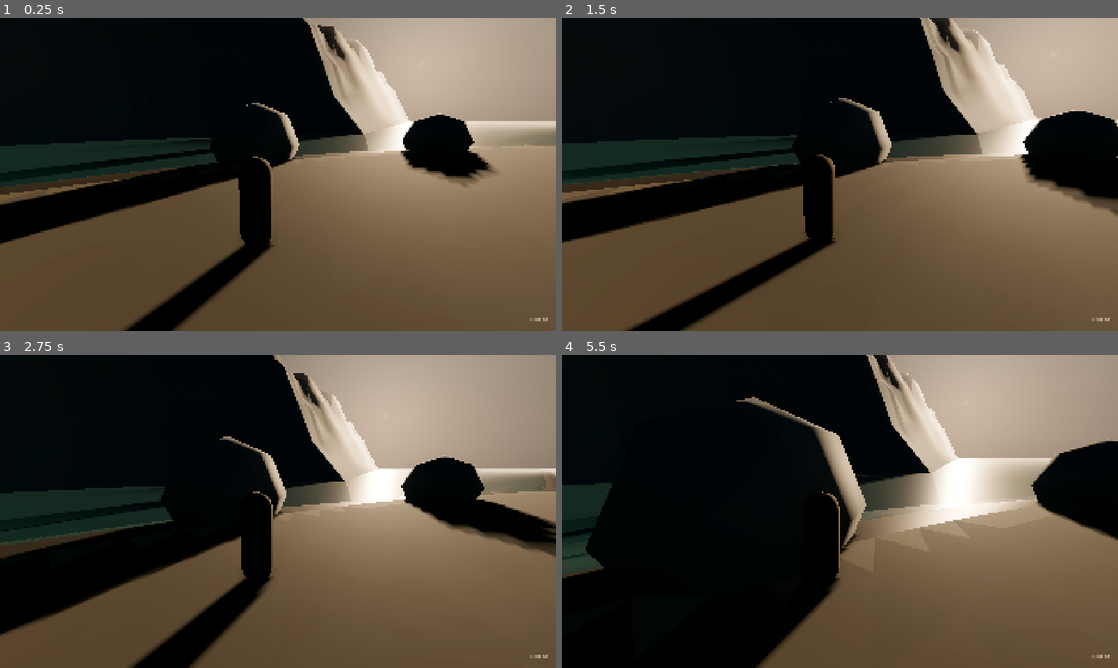
Above: before the commit, frames 1-4 (two rows, left to right).
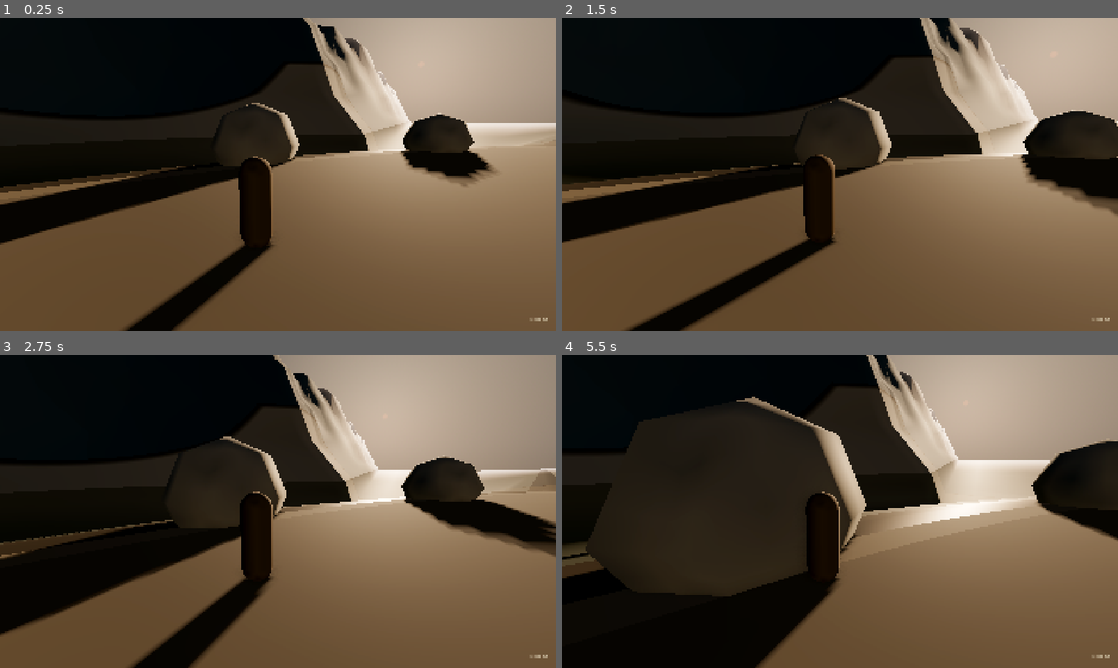
Above: after the commit, the same moments.

Repository: mmurphy411-gif/1848
Game: Godot game, scene res://scenes/claim.tscn
Two runs of this game, one before a commit and one after it. Both use one fixed random seed, a clock stepped at 60 frames per second and the inputs below.
Inputs (mouse positions are in pixels of both pictures, inside the frame that each line leads up to):
- Up to frame 1 (0.25 s): no input
- Up to frame 2 (1.5 s): tap Enter at 0.5 s; move the mouse to (867, 174) at 0.52 s; hold E (pan) 0.53-1.28 s; hold W (move_forward) from 0.53 s (still down); click (867, 174) at 0.67 s; move the mouse to (812, 174) at 1.27 s; tap E (pan) at 1.35 s; click (812, 174) at 1.42 s
- Up to frame 3 (2.75 s): keep holding W (move_forward); move the mouse to (289, 505) at 2.02 s; hold E (pan) from 2.03 s (still down); click (289, 505) at 2.17 s
- Up to frame 4 (5.5 s): keep holding W (move_forward); move the mouse to (834, 517) at 2.77 s; release E (pan) at 2.78 s; tap E (pan) at 2.85, 4.35 s; click (834, 517) at 2.92 s; move the mouse to (878, 514) at 3.52 s; hold E (pan) 3.53-4.28 s; click (878, 514) at 3.67 s; move the mouse to (795, 508) at 4.27 s; click (795, 508) at 4.42 s; move the mouse to (845, 511) at 5.02 s; hold E (pan) from 5.03 s (still down); click (845, 511) at 5.17 s

The runs differ from the first frame. In frame 1, 14% of the frame differs, in the area x 0-100%, y 2-58%; in frame 2, 16%; in frame 3, 16%; in frame 4, 31%, in the area x 0-100%, y 0-78%.

Commit message:
Complete milestone 4 water

Diff:
--- a/scripts/daylight.gd
+++ b/scripts/daylight.gd
@@ -97,9 +97,9 @@
 	environment.glow_bloom = 0.0
 
 func _configure_fog(warmth: float) -> void:
-	var tint := Color(0.72, 0.80, 0.90).lerp(Color(0.86, 0.83, 0.77), warmth)
+	var tint := Color(0.60, 0.76, 0.95).lerp(Color(0.52, 0.68, 0.90), warmth)
 	environment.volumetric_fog_enabled = true
-	environment.volumetric_fog_density = 0.01
+	environment.volumetric_fog_density = 0.004
 	environment.volumetric_fog_albedo = tint
 	environment.volumetric_fog_emission = Color.BLACK
 	# Godot 4.7 calls volumetric sun scattering 'anisotropy'.
@@ -109,9 +109,9 @@
 	environment.volumetric_fog_ambient_inject = 0.3
 	environment.fog_enabled = true
 	environment.fog_mode = Environment.FOG_MODE_DEPTH
-	environment.fog_depth_begin = 75.0
-	environment.fog_depth_end = 450.0
-	environment.fog_depth_curve = 1.4
+	environment.fog_depth_begin = 140.0
+	environment.fog_depth_end = 900.0
+	environment.fog_depth_curve = 1.0
 	# In depth mode density is maximum opacity, not extinction per meter.
 	environment.fog_density = 1.0
 	environment.fog_light_color = tint
@@ -126,7 +126,7 @@
 	mist.material.edge_fade = 0.5
 	# Subtract most global fog above 10 m, with a soft transition. Dense air
 	# stays in the channel; the higher cliff bands retain contrast against the sky.
-	rim_air.material.density = -0.009
+	rim_air.material.density = -0.003
 	rim_air.material.albedo = tint
 	rim_air.material.emission = Color.BLACK
 	rim_air.material.edge_fade = 0.02
--- a/scripts/greybox.gd
+++ b/scripts/greybox.gd
@@ -41,6 +41,7 @@
 	ground.name = "CanyonAndGravelBar"
 	var mesh := ArrayMesh.new()
 	for surface in surfaces:
+		surface.index()
 		surface.generate_normals()
 		surface.commit(mesh)
 	ground.mesh = mesh
@@ -50,10 +51,15 @@
 
 func _cross_section(x: float) -> PackedFloat32Array:
 	var section := PackedFloat32Array()
-	for offset in [-720.0, -600.0, -450.0, -300.0, -200.0, -140.0, -110.0, -90.0, -80.0, -72.0, -64.0, -56.0, -52.0, -48.0, -44.0, -40.0, -36.0, -32.0, -28.0, -27.27619, -25.0, -20.0, -12.0, -5.0, -4.0, -3.0, -2.0, -0.666667, 0.0]:
+	for offset in [-720.0, -600.0, -450.0, -300.0, -200.0, -140.0, -110.0, -90.0, -80.0, -72.0, -64.0, -56.0, -52.0, -48.0, -44.0, -40.0, -36.0, -32.0, -28.0, -27.27619, -25.0, -20.0, -12.0, -5.0, -4.0, -3.0, -2.333333, -2.0, -0.666667, 0.0]:
 		section.append(Layout.canyon_shore_z(x) + offset - Layout.canyon_far_offset(x) * smoothstep(5.0, 25.0, -offset))
-	for step in range(1, 20):
-		section.append(Layout.canyon_shore_z(x) + Layout.canyon_width_at(x) * step / 19.0)
+	# Exact material boundaries keep sand and wet gravel from zigzagging
+	# across alternating triangles, including where the bar tapers away.
+	var width := Layout.canyon_width_at(x)
+	section.append(Layout.canyon_shore_z(x) + minf(1.5, width))
+	section.append(Layout.canyon_shore_z(x) + minf(3.0, width))
+	for step in range(1, 18):
+		section.append(Layout.canyon_shore_z(x) + minf(3.0, width) + maxf(width - 3.0, 0) * step / 17.0)
 	for offset in [2.0, 4.0, 6.0, 8.0, 10.0, 12.0, 14.0, 16.0, 18.0, 20.0, 24.0, 28.0, 34.0, 40.0, 52.0, 64.0, 80.0, 110.0, 140.0, 200.0, 300.0, 450.0, 600.0, 720.0]:
 		section.append(Layout.canyon_shore_z(x) + Layout.canyon_width_at(x) + offset)
 	return section
@@ -76,7 +82,7 @@
 	var kind := 0
 	if inland > Layout.canyon_width_at(center.x) + 0.1 or inland < -27.0 - Layout.canyon_far_offset(center.x):
 		kind = 3
-	elif inland < -1.5:
+	elif center.y < -0.3:
 		kind = 4
 	elif inland < 1.5:
 		kind = 2
@@ -84,8 +90,7 @@
 		kind = 1
 	var surface := surfaces[kind]
 	var color: Color = ALBEDOS[kind]
-	var variation := sin(center.x * 1.73 + center.z * 3.19) * 0.008
-	surface.set_color(color.lightened(variation))
+	surface.set_color(color)
 	for point in [a, b, c]:
 		surface.add_vertex(point)
 
@@ -101,8 +106,16 @@
 		var b := Vector3(next_x, 0, Layout.canyon_shore_z(next_x) - 0.666667)
 		var c := Vector3(x, 0, Layout.canyon_shore_z(x) - 27.27619 - Layout.canyon_far_offset(x))
 		var d := Vector3(next_x, 0, Layout.canyon_shore_z(next_x) - 27.27619 - Layout.canyon_far_offset(next_x))
-		for point in [a, c, b, b, c, d]:
-			surface.add_vertex(point)
+		var steps := ceili(maxf(a.distance_to(c), b.distance_to(d)))
+		for row in steps:
+			var t0 := float(row) / steps
+			var t1 := float(row + 1) / steps
+			for point in [a.lerp(c, t0), a.lerp(c, t1), b.lerp(d, t0), b.lerp(d, t0), a.lerp(c, t1), b.lerp(d, t1)]:
+				var across := inverse_lerp(Layout.canyon_shore_z(point.x) - 0.666667, Layout.canyon_shore_z(point.x) - 27.27619 - Layout.canyon_far_offset(point.x), point.z)
+				var flow := Vector2(1, 0.015 * clampf(point.x, -42, 42)).normalized()
+				var speed := 0.2 + 0.8 * sin(PI * clampf(across, 0, 1))
+				surface.set_color(Color(flow.x * 0.5 + 0.5, flow.y * 0.5 + 0.5, speed, clampf(-Layout.height_at(point.x, point.z) / 5.0, 0, 1)))
+				surface.add_vertex(point)
 		var volume := CollisionShape3D.new()
 		var shape := ConvexPolygonShape3D.new()
 		var points := PackedVector3Array([a, b, c, d])
@@ -111,16 +124,27 @@
 		shape.points = points
 		volume.shape = shape
 		river.add_child(volume)
+	surface.index()
 	surface.generate_normals()
 	var water := MeshInstance3D.new()
 	water.name = "WaterSurface"
+	# Exclude the screen-reading water from its own reflection capture.
+	water.layers = 8
 	water.mesh = surface.commit()
-	var material := _material(Color(0.20, 0.40, 0.39, 0.68))
-	material.transparency = BaseMaterial3D.TRANSPARENCY_ALPHA
-	material.roughness = 0.35
-	water.material_override = material
+	water.set_script(preload("res://scripts/water_surface.gd"))
 	water.cast_shadow = GeometryInstance3D.SHADOW_CASTING_SETTING_OFF
 	river.add_child(water)
+	var probe := ReflectionProbe.new()
+	probe.name = "RiverReflection"
+	probe.position = Vector3(0, 4, -12)
+	probe.size = Vector3(110, 24, 50)
+	probe.origin_offset = Vector3(0, 2, 0)
+	probe.update_mode = ReflectionProbe.UPDATE_ONCE
+	probe.interior = false
+	probe.box_projection = true
+	probe.cull_mask = 1
+	probe.max_distance = 250
+	add_child(probe)
 
 func _build_boulders() -> void:
 	var material := _material(Color(0.50, 0.50, 0.48))
--- /dev/null
+++ b/scripts/water_surface.gd
@@ -0,0 +1,26 @@
+@tool
+extends MeshInstance3D
+## Owns only the water material and its deterministic procedural textures.
+
+func _ready() -> void:
+	var material := ShaderMaterial.new()
+	material.shader = preload("res://shaders/water.gdshader")
+	material.set_shader_parameter("normal_large", _noise(1848, true, 0.025))
+	material.set_shader_parameter("normal_small", _noise(1849, true, 0.035))
+	material.set_shader_parameter("foam_noise", _noise(1850, false, 0.045))
+	material_override = material
+
+func _noise(seed_value: int, normal: bool, frequency: float) -> NoiseTexture2D:
+	var noise := FastNoiseLite.new()
+	noise.seed = seed_value
+	noise.noise_type = FastNoiseLite.TYPE_SIMPLEX_SMOOTH
+	noise.frequency = frequency
+	noise.fractal_octaves = 3
+	var texture := NoiseTexture2D.new()
+	texture.width = 256
+	texture.height = 256
+	texture.seamless = true
+	texture.noise = noise
+	texture.as_normal_map = normal
+	texture.bump_strength = 8.0
+	return texture
--- /dev/null
+++ b/shaders/water.gdshader
@@ -0,0 +1,77 @@
+shader_type spatial;
+render_mode blend_mix, depth_draw_never, cull_disabled;
+
+uniform sampler2D screen_texture : hint_screen_texture, repeat_disable, filter_linear_mipmap;
+uniform sampler2D depth_texture : hint_depth_texture, repeat_disable, filter_nearest;
+uniform sampler2D normal_large : hint_normal, repeat_enable, filter_linear_mipmap;
+uniform sampler2D normal_small : hint_normal, repeat_enable, filter_linear_mipmap;
+uniform sampler2D foam_noise : repeat_enable, filter_linear_mipmap;
+uniform vec3 absorption = vec3(0.35, 0.08, 0.20);
+uniform vec3 scatter : source_color = vec3(0.02, 0.10, 0.09);
+uniform float foam_distance : hint_range(0.1, 1.0) = 0.6;
+uniform float foam_texture_scale = 0.8;
+uniform float normal_strength : hint_range(0.0, 1.0) = 0.35;
+uniform float wave_amplitude : hint_range(0.0, 0.1) = 0.03;
+uniform float flow_speed_multiplier = 1.0;
+uniform float refraction_strength : hint_range(0.0, 0.04) = 0.015;
+varying vec3 world_position;
+varying vec4 flow_data;
+
+vec3 view_position(vec2 uv, float depth, mat4 inverse_projection) {
+	// Forward+ uses reverse Z, with NDC depth already in [0, 1].
+	vec4 p = inverse_projection * vec4(uv * 2.0 - 1.0, depth, 1.0);
+	return p.xyz / p.w;
+}
+
+void vertex() {
+	flow_data = COLOR;
+	vec2 flow = normalize(COLOR.rg * 2.0 - 1.0);
+	vec2 world_xz = (MODEL_MATRIX * vec4(VERTEX, 1.0)).xz;
+	float along = dot(world_xz, flow);
+	float t = TIME * flow_speed_multiplier;
+	VERTEX.y += wave_amplitude * COLOR.b * (sin(along * 0.7 - t * 0.5) + 0.5 * sin(along * 1.1 - t * 0.8) + 0.3 * sin(along * 0.43 - t * 0.3)) / 1.8;
+	world_position = (MODEL_MATRIX * vec4(VERTEX, 1.0)).xyz;
+}
+
+void fragment() {
+	vec2 flow = normalize(flow_data.rg * 2.0 - 1.0);
+	float t = TIME * flow_speed_multiplier * flow_data.b;
+	vec2 n1 = texture(normal_large, (world_position.xz - flow * t * 0.35) / 6.0).xy * 2.0 - 1.0;
+	vec2 n2 = texture(normal_small, (world_position.xz - flow * t * 0.55) / 1.7).xy * 2.0 - 1.0;
+	vec2 ripple = (n1 + n2 * 0.6) * normal_strength;
+	vec3 normal_world = normalize(vec3(ripple.x, 1.0, ripple.y));
+	NORMAL = normalize((VIEW_MATRIX * vec4(normal_world, 0.0)).xyz);
+	vec3 bed_view = view_position(SCREEN_UV, texture(depth_texture, SCREEN_UV).r, INV_PROJECTION_MATRIX);
+	vec3 bed_world = (INV_VIEW_MATRIX * vec4(bed_view, 1.0)).xyz;
+	float vertical_depth = max(world_position.y - bed_world.y, 0.0);
+	vec2 perturbation = (VIEW_MATRIX * vec4(normal_world - vec3(0.0, 1.0, 0.0), 0.0)).xy;
+	vec2 offset = clamp(perturbation * refraction_strength * min(vertical_depth, 1.0), vec2(-0.02), vec2(0.02));
+	vec2 refracted_uv = clamp(SCREEN_UV + offset, vec2(0.001), vec2(0.999));
+	vec3 refracted_view = view_position(refracted_uv, texture(depth_texture, refracted_uv).r, INV_PROJECTION_MATRIX);
+	vec3 refracted_world = (INV_VIEW_MATRIX * vec4(refracted_view, 1.0)).xyz;
+	// Reject foreground rocks and the walker above the surface, not just near depth.
+	if (refracted_world.y > world_position.y || refracted_view.z > VERTEX.z) {
+		refracted_uv = SCREEN_UV;
+		refracted_view = bed_view;
+	}
+	float ray_distance = max(length(refracted_view) - length(VERTEX), 0.0);
+	vec3 transmission = exp(-absorption * min(ray_distance, 40.0));
+	vec3 bed = texture(screen_texture, refracted_uv).rgb;
+	vec3 through_water = bed * transmission + scatter * (vec3(1.0) - transmission);
+	float breakup = texture(foam_noise, (world_position.xz - flow * t * 0.35) * foam_texture_scale).r;
+	float contact = 1.0 - smoothstep(0.15, foam_distance, vertical_depth);
+	vec3 bed_normal = normalize(cross(dFdx(bed_world), dFdy(bed_world)));
+	float obstacle = 1.0 - smoothstep(0.3, 0.8, abs(bed_normal.y));
+	float broken_foam = smoothstep(0.55, 0.8, breakup);
+	// Rock faces and legs hold a denser collar; gently sloped shallows stay clear.
+	float foam = contact * mix(broken_foam, 0.9 + 0.1 * broken_foam, obstacle);
+	float fresnel = 0.064 + 0.936 * pow(1.0 - clamp(dot(NORMAL, VIEW), 0.0, 1.0), 5.0);
+	ALBEDO = vec3(0.85, 0.90, 0.88) * foam;
+	// The screen sample is already lit. Emission here transports bed light;
+	// foam uses ordinary diffuse lighting and has no emissive contribution.
+	EMISSION = through_water * (1.0 - fresnel) * (1.0 - foam);
+	ROUGHNESS = mix(0.06, 0.85, foam);
+	METALLIC = 0.0;
+	SPECULAR = mix(0.8, 0.25, foam);
+	ALPHA = smoothstep(0.0, 0.05, min(vertical_depth, flow_data.a * 5.0));
+}
--- a/tests/capture_greybox.gd
+++ b/tests/capture_greybox.gd
@@ -8,6 +8,11 @@
 	var claim: Node3D = load("res://scenes/claim.tscn").instantiate()
 	claim.get_node("Walker/Panner").reproducible = true
 	root.add_child(claim)
+	if "--water-only" in OS.get_cmdline_user_args():
+		var success: bool = await load("res://tests/water_capture.gd").run(self, claim)
+		await _release_scene(claim)
+		quit(0 if success else 1)
+		return
 	if "--lighting-only" in OS.get_cmdline_user_args():
 		var success: bool = await load("res://tests/lighting_capture.gd").run(self, claim)
 		quit(0 if success else 1)
@@ -124,5 +129,12 @@
 	root.get_texture().get_image().save_png("res://artifacts/milestone-2-density.png")
 	print("Saved player, overview, tier 3 pan, and F3 density renders to artifacts/.")
 	var success: bool = await load("res://tests/lighting_capture.gd").run(self, claim)
+	success = await load("res://tests/water_capture.gd").run(self, claim) and success
 	print("CAPTURE SUITE: %s" % ("PASS" if success else "FAIL: frame budget"))
+	await _release_scene(claim)
 	quit(0 if success else 1)
+
+func _release_scene(claim: Node3D) -> void:
+	claim.queue_free()
+	for i in 10:
+		await process_frame
--- /dev/null
+++ b/tests/milestone_4.gd
@@ -0,0 +1,75 @@
+extends SceneTree
+## Structural water checks; GPU compilation and color acceptance live in the harness.
+var failures: Array[String] = []
+
+func _initialize() -> void:
+	_run.call_deferred()
+
+func _run() -> void:
+	var claim: Node3D = load("res://scenes/claim.tscn").instantiate()
+	root.add_child(claim)
+	for i in 40:
+		await physics_frame
+	var shader := load("res://shaders/water.gdshader") as Shader
+	_check(shader != null, "Water shader loads")
+	for token in ["hint_depth_texture", "hint_screen_texture", "uniform vec3 absorption", "uniform vec3 scatter", "uniform float foam_distance", "uniform float normal_strength", "uniform float wave_amplitude", "uniform float refraction_strength"]:
+		_check(token in shader.code, "Shader declares " + token)
+	var water: MeshInstance3D = claim.get_node("Greybox/River/WaterSurface")
+	_check(water.material_override is ShaderMaterial and water.material_override.shader == shader, "Water uses its ShaderMaterial")
+	var arrays: Array = water.mesh.surface_get_arrays(0)
+	var vertices: PackedVector3Array = arrays[Mesh.ARRAY_VERTEX]
+	var colors: PackedColorArray = arrays[Mesh.ARRAY_COLOR]
+	_check(colors.size() == vertices.size() and vertices.size() > 2000, "Flow and depth color for every subdivided vertex (%d)" % vertices.size())
+	var flat := true
+	var min_x := INF
+	var max_x := -INF
+	var positive_bend := false
+	var negative_bend := false
+	var shore_speed := false
+	var channel_speed := false
+	for i in vertices.size():
+		var v := vertices[i]
+		var c := colors[i]
+		flat = flat and absf(v.y) < 0.001
+		min_x = minf(min_x, v.x)
+		max_x = maxf(max_x, v.x)
+		if absf(v.x - 30) < 0.01 and c.b > 0.9:
+			positive_bend = c.r > 0.5 and c.g > 0.5
+		if absf(v.x + 30) < 0.01 and c.b > 0.9:
+			negative_bend = c.r > 0.5 and c.g < 0.5
+		if absf(v.x) < 0.01:
+			if absf(v.z + 6.666667) < 0.01:
+				shore_speed = c.b < 0.35
+			if absf(v.z + 19.97) < 0.6:
+				channel_speed = c.b > 0.9
+	_check(flat and min_x <= -110 and max_x >= 110, "Water mesh stays at Y=0 and covers the river")
+	_check(positive_bend and negative_bend, "Baked flow follows both sides of the bend")
+	_check(shore_speed and channel_speed, "Shore current is slow and mid-channel fast")
+	var probe: ReflectionProbe = claim.get_node("Greybox/RiverReflection")
+	var box := AABB(-probe.size / 2, probe.size)
+	_check(box.has_point(probe.to_local(Vector3(-40, 0, -10))) and box.has_point(probe.to_local(Vector3(40, 0, -10))) and probe.update_mode == ReflectionProbe.UPDATE_ONCE, "One-shot reflection probe covers the claim river")
+	_check(not claim.get_node("Daylight").environment.ssr_enabled, "SSR stays off for transparent water")
+	_check(claim.get_node("Daylight").environment.fog_depth_begin >= 120, "Distance fog begins beyond the claim")
+	var ground: MeshInstance3D = claim.get_node("Greybox/CanyonAndGravelBar")
+	var largest_indices := 0
+	var largest_vertices := 0
+	for surface in ground.mesh.get_surface_count():
+		var mesh_arrays: Array = ground.mesh.surface_get_arrays(surface)
+		if mesh_arrays[Mesh.ARRAY_INDEX].size() > largest_indices:
+			largest_indices = mesh_arrays[Mesh.ARRAY_INDEX].size()
+			largest_vertices = mesh_arrays[Mesh.ARRAY_VERTEX].size()
+	_check(largest_indices > 0 and largest_vertices * 2 < largest_indices, "Ground shares indexed vertices (%d vertices, %d indices)" % [largest_vertices, largest_indices])
+	# Pinned milestone 3 analytical values: bank, shallows, channel, bend and outside.
+	var samples := [Vector4(-30, 0, -1.25, 0.24), Vector4(-15, 0, -5.8125, 0.15), Vector4(0, 0, -6.5, 0), Vector4(0, 0, -7, 0.06), Vector4(0, 0, -9, 0.42), Vector4(0, 0, -11, 0.78), Vector4(0, 0, -16, 2.88), Vector4(0, 0, -26, 4.78), Vector4(30, 0, -2.25, 0.42), Vector4(111, 0, -16, 0)]
+	for sample in samples:
+		var actual: float = claim.get_node("Greybox/River").depth_at(Vector3(sample.x, sample.y, sample.z))
+		_check(absf(actual - sample.w) < 0.0001, "Analytical depth %s = %.3f (expected %.3f)" % [Vector3(sample.x, sample.y, sample.z), actual, sample.w])
+	claim.queue_free()
+	await process_frame
+	print("MILESTONE 4: ", "PASS" if failures.is_empty() else "FAIL")
+	quit(0 if failures.is_empty() else 1)
+
+func _check(condition: bool, description: String) -> void:
+	print("%s: %s" % ["PASS" if condition else "FAIL", description])
+	if not condition:
+		failures.append(description)
--- /dev/null
+++ b/tests/water_capture.gd
@@ -0,0 +1,140 @@
+extends RefCounted
+## Water views and fixed, world-anchored image gates. No probes run in the game.
+const Layout = preload("res://scripts/claim_layout.gd")
+const Lighting = preload("res://tests/lighting_capture.gd")
+
+static func run(tree: SceneTree, claim: Node3D) -> bool:
+	var walker: CharacterBody3D = claim.get_node("Walker")
+	var rig: Node3D = claim.get_node("CameraRig")
+	var player_camera: Camera3D = rig.get_node("SpringArm3D/Camera3D")
+	var daylight: Node3D = claim.get_node("Daylight")
+	claim.get_node("DensityDebug").hide()
+	walker.get_node("Panner")._reset()
+	Input.mouse_mode = Input.MOUSE_MODE_VISIBLE
+	DisplayServer.window_set_vsync_mode(DisplayServer.VSYNC_DISABLED)
+	daylight.apply(19.25)
+	var camera := Camera3D.new()
+	claim.add_child(camera)
+	camera.attributes = daylight.camera_attributes
+	camera.far = 600
+	camera.fov = 65
+	walker.hide()
+	_view(camera, Vector3(-19, 1.1, -1.8), Vector3(-12, 0, -9))
+	await _save(tree, "water-shore")
+	walker.show()
+	player_camera.current = true
+	await Lighting._place(tree, walker, rig, Vector2(6, 1), -0.8, 0.02)
+	var glint := await _save(tree, "water-glint")
+	var sun_direction: Vector3 = daylight.sun.global_basis.z
+	var glint_point := player_camera.global_position + Vector3(sun_direction.x, 0, sun_direction.z) * 40.0
+	glint_point.y = 0
+	var glint_stats := _patch(glint, player_camera, glint_point, 64)
+	var ok := _check(glint_stats.w > 0.06, "Glint luminance deviation %.3f > 0.06" % glint_stats.w)
+	walker.hide()
+	_view(camera, Vector3(0, 6, 0), Vector3(0, 0, -6))
+	var top := await _save(tree, "water-top")
+	var shallow := _patch(top, camera, Vector3(0, 0, -6.966667))
+	# The gravel directly below this camera is shaded by Boulder03; compare
+	# the exposed shallows to exposed dry gravel in the same view.
+	var dry := _patch(top, camera, Vector3(-6, Layout.height_at(-6, -2), -2))
+	var deep := _patch(top, camera, Vector3(0, 0, -10.666667))
+	ok = _check(shallow.y <= dry.y * 1.25, "Shallows green %.3f <= dry %.3f × 1.25" % [shallow.y, dry.y]) and ok
+	ok = _check(deep.y >= deep.x * 1.3 and _luma(deep) < _luma(shallow), "Channel RGB %s darker than shallows %s, G/R %.3f >= 1.3" % [deep, shallow, deep.y / maxf(deep.x, 0.001)]) and ok
+	# Hold an actual knee-deep pose without the idle current moving the probe target.
+	walker.set_physics_process(false)
+	walker.position = Vector3(10, -0.45, Layout.shore_z(10) - 3.166667)
+	walker.show()
+	_view(camera, Vector3(13, 2.4, -6.6), Vector3(10, 0, -8.4))
+	var wade := await _save(tree, "water-wade")
+	var contact_point := Vector3(10.3, 0, walker.position.z + 0.18)
+	var ring := _patch(wade, camera, contact_point)
+	var nearby := _patch(wade, camera, contact_point + Vector3.RIGHT)
+	ok = _check(_luma(ring) >= _luma(nearby) + 0.1, "Wade contact luminance %.3f >= nearby %.3f + 0.1" % [_luma(ring), _luma(nearby)]) and ok
+	walker.set_physics_process(true)
+	walker.hide()
+	camera.fov = 60
+	_view(camera, Vector3(95, 100, 18), Vector3(-15, 0, -3))
+	var overview := await _save(tree, "overview")
+	var contrast := _stats(overview, Rect2i(0, 0, overview.get_width(), overview.get_height())).w
+	ok = _check(contrast > 0.08, "Overview luminance deviation %.3f > 0.08" % contrast) and ok
+	_view(camera, Vector3(7, 20, -5), Vector3(7, 0, -5), Vector3.FORWARD)
+	var shadow_image := await _save(tree, "shadow-color")
+	var shadow := _patch(shadow_image, camera, Vector3(1, Layout.height_at(1, -1), -1))
+	var sunlit := _patch(shadow_image, camera, Vector3(10, Layout.height_at(10, -1), -1))
+	var ratio := shadow.z / maxf(shadow.x, 0.001) / (sunlit.z / maxf(sunlit.x, 0.001))
+	ok = _check(ratio >= 1.12, "Shadow/sunlit B:R ratio %.3f >= 1.12 (shadow %s, sunlit %s)" % [ratio, shadow, sunlit]) and ok
+	daylight.apply(12.0)
+	camera.fov = 65
+	_view(camera, Vector3(0, 6, 0), Vector3(0, 0, -6))
+	await _save(tree, "noon-water")
+	daylight.apply(19.25)
+	# Warm the complete water view before measuring, including the screen copy.
+	await _settle(tree)
+	ok = await _sample(tree) and ok
+	walker.show()
+	player_camera.current = true
+	camera.queue_free()
+	print("WATER CAPTURE: ", "PASS" if ok else "FAIL")
+	return ok
+
+static func _view(camera: Camera3D, position: Vector3, target: Vector3, up := Vector3.UP) -> void:
+	camera.position = position
+	camera.look_at(target, up)
+	camera.current = true
+
+static func _settle(tree: SceneTree) -> void:
+	for i in 240:
+		await tree.process_frame
+	await RenderingServer.frame_post_draw
+
+static func _save(tree: SceneTree, label: String) -> Image:
+	await _settle(tree)
+	var picture := tree.root.get_texture().get_image()
+	assert(picture.get_width() == 1920 and picture.get_height() == 1080)
+	DirAccess.make_dir_recursive_absolute("res://artifacts")
+	assert(picture.save_png("res://artifacts/milestone-4-%s.png" % label) == OK)
+	print("Saved milestone-4-%s.png" % label)
+	return picture
+
+static func _patch(picture: Image, camera: Camera3D, world: Vector3, size := 16) -> Vector4:
+	var pixel := Vector2i(camera.unproject_position(world))
+	assert(not camera.is_position_behind(world))
+	var rect := Rect2i(pixel - Vector2i(size / 2, size / 2), Vector2i(size, size))
+	assert(Rect2i(0, 0, picture.get_width(), picture.get_height()).encloses(rect))
+	print("Probe world %s -> pixel %s (%d×%d)" % [world, pixel, size, size])
+	return _stats(picture, rect)
+
+static func _stats(picture: Image, rect: Rect2i, stride := 1) -> Vector4:
+	var sum := Vector3.ZERO
+	var lum := 0.0
+	var squared := 0.0
+	var count := 0
+	for y in range(rect.position.y, rect.end.y, stride):
+		for x in range(rect.position.x, rect.end.x, stride):
+			var c := picture.get_pixel(x, y)
+			var rgb := Vector3(c.r, c.g, c.b)
+			var l := rgb.dot(Vector3(0.2126, 0.7152, 0.0722))
+			sum += rgb
+			lum += l
+			squared += l * l
+			count += 1
+	sum /= count
+	return Vector4(sum.x, sum.y, sum.z, sqrt(maxf(squared / count - pow(lum / count, 2), 0)))
+
+static func _luma(color: Vector4) -> float:
+	return Vector3(color.x, color.y, color.z).dot(Vector3(0.2126, 0.7152, 0.0722))
+
+static func _check(condition: bool, description: String) -> bool:
+	print("%s: %s" % ["PASS" if condition else "FAIL", description])
+	return condition
+
+static func _sample(tree: SceneTree) -> bool:
+	var times: Array[float] = []
+	var previous := Time.get_ticks_usec()
+	for i in 600:
+		await tree.process_frame
+		var now := Time.get_ticks_usec()
+		times.append(float(now - previous) / 1000.0)
+		previous = now
+	times.sort()
+	return _check(times[570] < 5.5, "MILESTONE 4 1080p: median %.2f ms, p95 %.2f ms < 5.5 (600 warmed frames)" % [times[300], times[570]])
Not shown, added: scripts/water_surface.gd.uid
Not shown, added: shaders/water.gdshader.uid
Not shown, added: tests/milestone_4.gd.uid
Not shown, added: tests/water_capture.gd.uid
